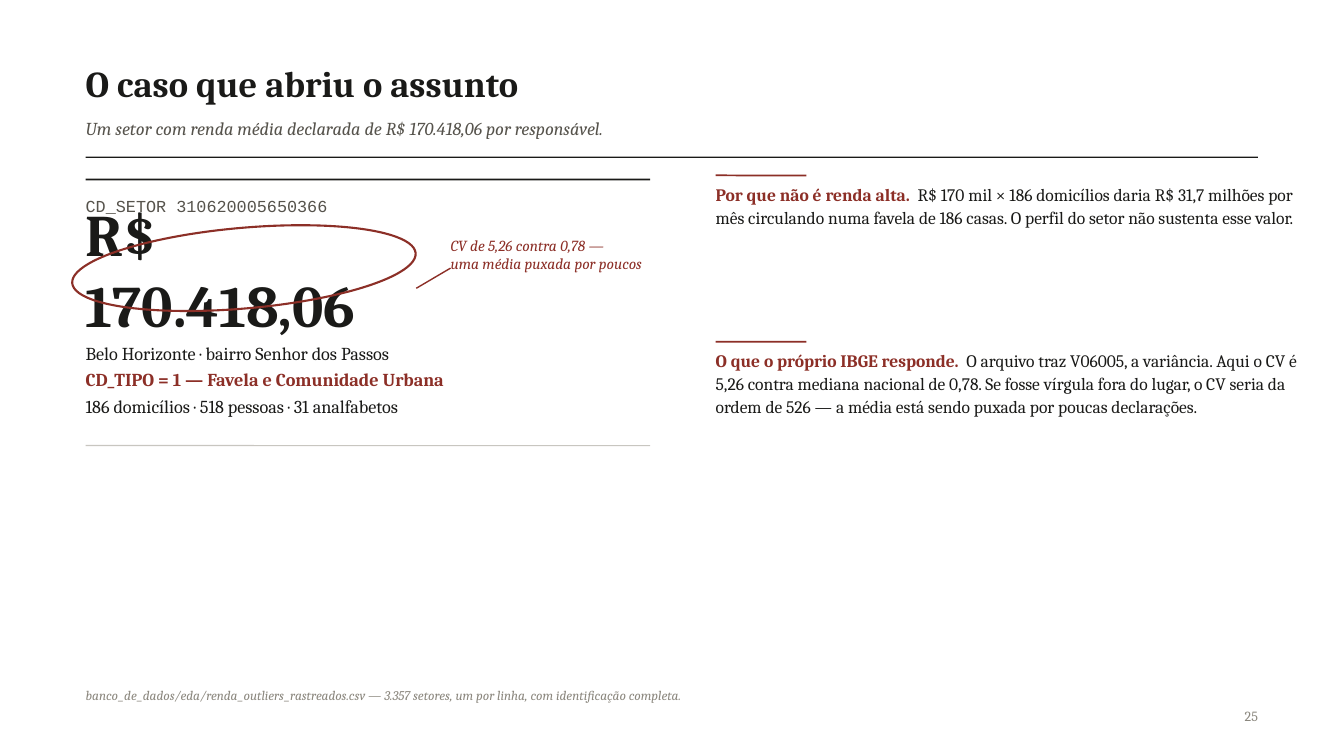
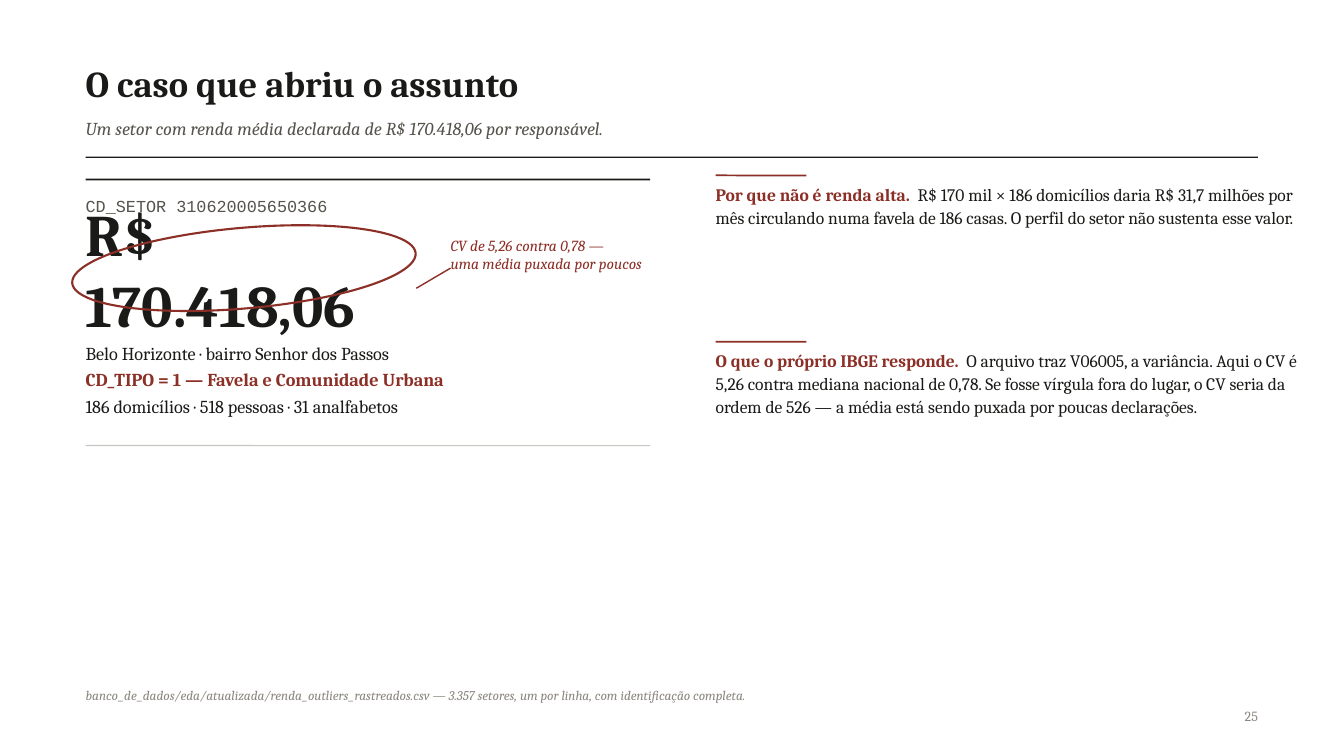
Before and after one commit to pedrinndias/Projeto_IVS_Censo, a slide deck: slide 68 of docs/Apresentacoes_IVS/Analise_Fatorial_NB04_2026-09.pptx. Drawn at 1344x756 pixels with LibreOffice and Linux fonts; fonts in the diff are those of the drawing. Boxes give left, top, right and bottom in pixels: in the first picture for what was removed or moved away, otherwise in the second. Text is boxed around its words. In the diff, an @@ line names an element or a change of style, - is before the commit and + after.

```diff
--- a/docs/Apresentacoes_IVS/Analise_Fatorial_NB04_2026-09.pptx
+++ b/docs/Apresentacoes_IVS/Analise_Fatorial_NB04_2026-09.pptx
@@ text at [86, 691, 745, 703]: text changed @@
-banco_de_dados/eda/renda_outliers_rastreados.csv — 3.357 setores, um por linha, com identificação completa.
+banco_de_dados/eda/atualizada/renda_outliers_rastreados.csv — 3.357 setores, um por linha, com identificação completa.
```
Also in this commit, not shown: 4 other slides changed, 1 other file.
